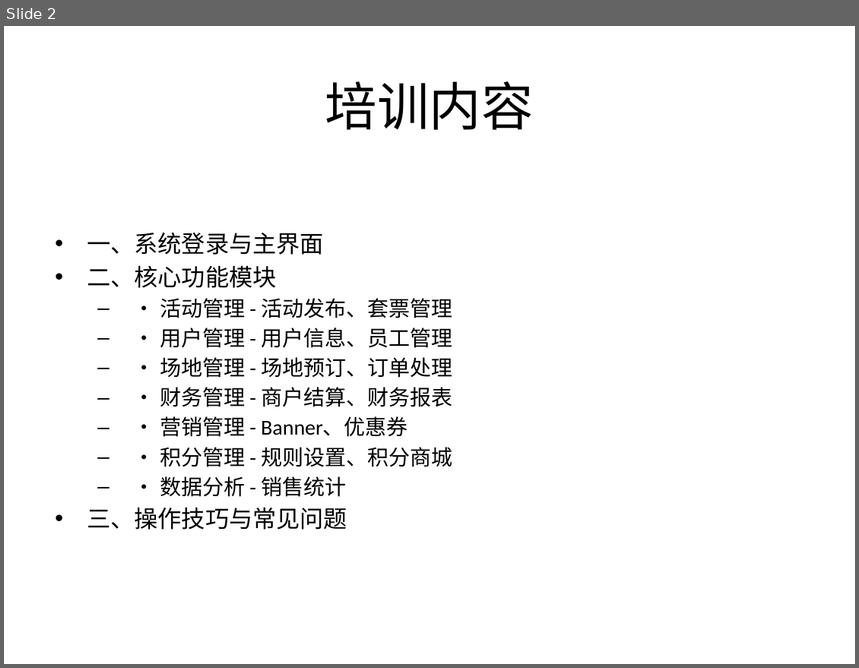
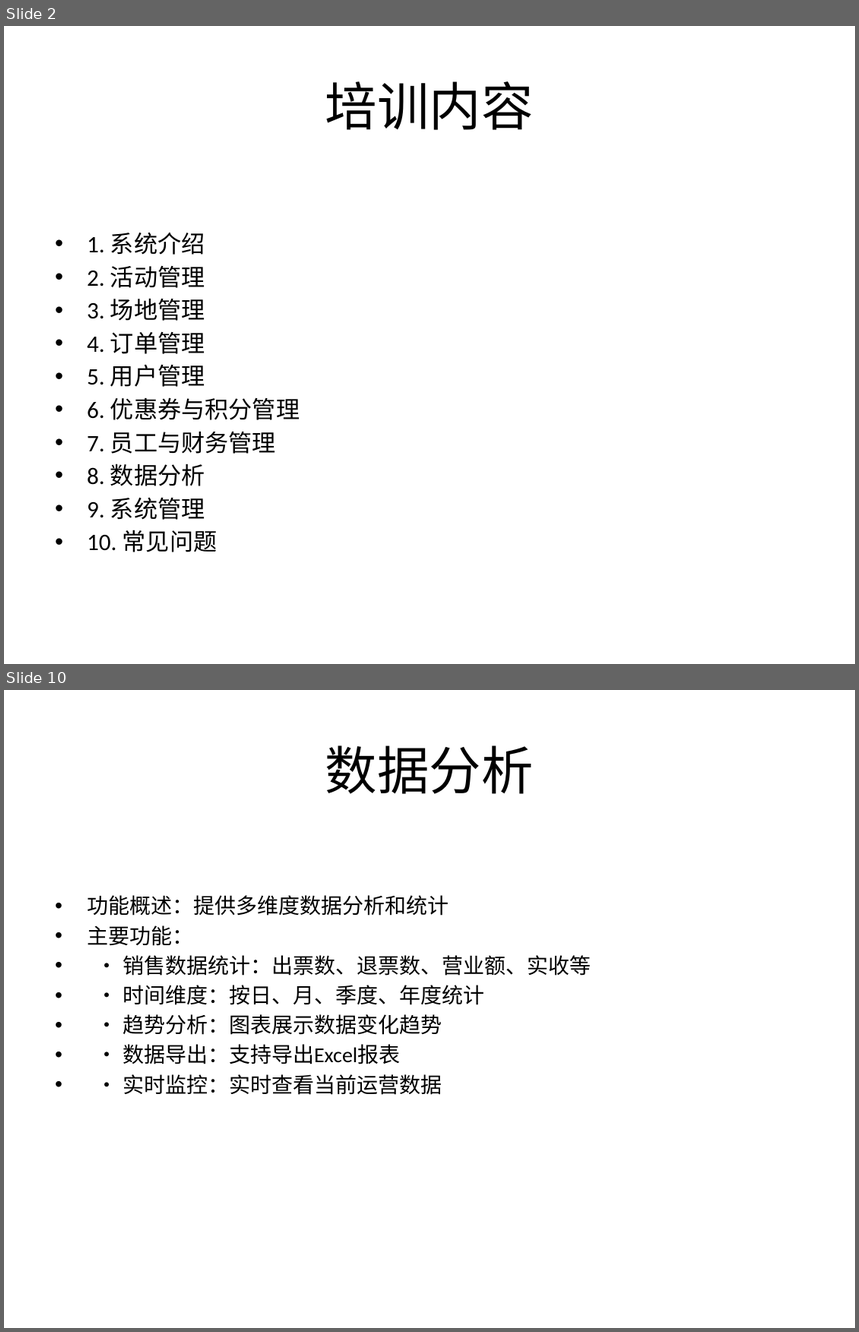
Before and after one commit to ctrlaomao/bjstarfish, a slide deck: 非雪季系统培训PPT.pptx. Shown one above the other, each under a label of ours: slide 2 before the commit, slides 2 and 10 after it; the slides between them are not shown. The pictures are 859x668 and 859x1332 pixels, drawn with LibreOffice and Linux fonts; fonts in the diff are those of the drawing. Boxes give left, top, right and bottom in pixels: in the first picture for what was removed or moved away, otherwise in the second. Text is boxed around its words. In the diff, an @@ line names an element or a change of style, - is before the commit and + after.

```diff
--- a/非雪季系统培训PPT.pptx
+++ b/非雪季系统培训PPT.pptx
@@ slide 10 added at [4, 690, 855, 1328], background #FFFFFF @@
@@ title added at [325, 745, 534, 794], 44 pt, text #000000 @@
+数据分析
@@ text added at [87, 895, 591, 1095], 18 pt, text #000000 @@
+• 功能概述：提供多维度数据分析和统计
+• 主要功能：
+• • 销售数据统计：出票数、退票数、营业额、实收等
+• • 时间维度：按日、月、季度、年度统计
+• • 趋势分析：图表展示数据变化趋势
+• • 数据导出：支持导出Excel报表
+• • 实时监控：实时查看当前运营数据
@@ slide 2 changed as well @@
@@ text at [87, 233, 300, 553]: text changed; size 18 to 20 pt @@
-• 一、系统登录与主界面
-• 二、核心功能模块
-  – • 活动管理 - 活动发布、套票管理
-  – • 用户管理 - 用户信息、员工管理
-  – • 场地管理 - 场地预订、订单处理
-  – • 财务管理 - 商户结算、财务报表
-  – • 营销管理 - Banner、优惠券
-  – • 积分管理 - 规则设置、积分商城
-  – • 数据分析 - 销售统计
-• 三、操作技巧与常见问题
+• 1. 系统介绍
+• 2. 活动管理
+• 3. 场地管理
+• 4. 订单管理
+• 5. 用户管理
+• 6. 优惠券与积分管理
+• 7. 员工与财务管理
+• 8. 数据分析
+• 9. 系统管理
+• 10. 常见问题
```
Also in this commit, not shown: 3 other slides changed, 8 other slides added, 6 slides removed, 34 other files.
